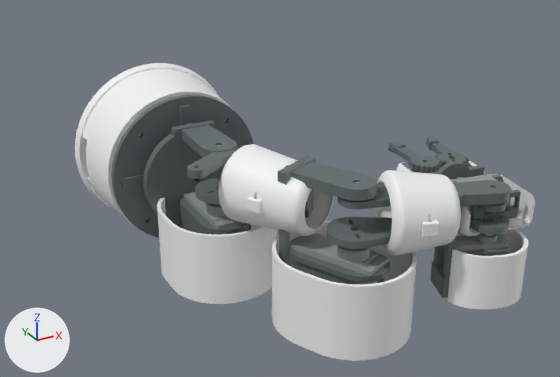
The glTF model assemblage_visuel.glb: old version first, new version second.
Before and after are seen from a 50 mm camera at (-175.0, -505.0, 195.0) aimed at (42.0, -110.0, -3.0). Lighting does not change. The marker at lower left points along +X, +Y and +Z. The first picture is the older version. Where no turn or scale is listed for an object, it has been applied to the vertices.

Names of what the first picture shows: 'C01_arriere', 'C01_avant', 'C02_avant', 'C03_droite', 'C04_droite', 'C09_articulation_poignet_droite', 'M3', 'S01_socle', 'S02_support_palier_base', 'S04_tourelle_epaule', 'S05_bras', 'S06_avant_bras' and 15 more.
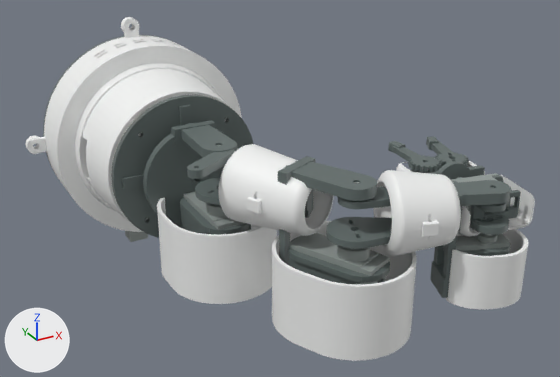
The newer file is also turned or shifted as a whole; pictures and numbers use the older file's frame.

Patch to the scene script:
```diff
--- a/assemblage_visuel.glb.py
+++ b/assemblage_visuel.glb.py
@@ mat_defaultmaterial_040 @@
+mat_defaultmaterial_040 = bpy.data.materials.new('DefaultMaterial.040')
+mat_defaultmaterial_040.use_nodes = True; mat_defaultmaterial_040.node_tree.nodes.clear()
+_N = mat_defaultmaterial_040.node_tree.nodes; _L = mat_defaultmaterial_040.node_tree.links
+n0 = _N.new('ShaderNodeOutputMaterial'); n0.name = 'Material Output'
+n1 = _N.new('ShaderNodeBsdfPrincipled'); n1.name = 'Principled BSDF'
+n2 = _N.new('ShaderNodeVertexColor'); n2.name = 'Color Attribute'
+_L.new(n1.outputs[0], n0.inputs[0])  # 'BSDF' to 'Surface'
+_L.new(n2.outputs[0], n1.inputs[0])  # 'Color' to 'Base Color'
@@ me_e04_fiche_usb @@
+me_e04_fiche_usb.from_pydata(...)  # a box spanning x -19.0..-5.0, y 17.5..30.5, z -84.0..-62.0
+me_e04_fiche_usb.materials.append(mat_defaultmaterial_040)
@@ me_s12_fond_electronique @@
+me_s12_fond_electronique.from_pydata(...)  # 1672 vertices, 3388 faces; spans x -70.0..70.0, y 31.0..40.0, z -70.0..70.0
+me_s12_fond_electronique.materials.append(mat_defaultmaterial_011)
@@ me_s11_boitier_electronique @@
+me_s11_boitier_electronique.from_pydata(...)  # 2531 vertices, 5166 faces; spans x -83.0..83.0, y 0.0..40.0, z -83.0..83.0
+me_s11_boitier_electronique.materials.append(mat_defaultmaterial_010)
@@ ob_e04_fiche_usb @@
+ob_e04_fiche_usb = bpy.data.objects.new('E04_fiche_USB', me_e04_fiche_usb)
+ob_e04_fiche_usb.location = (0.0, 0.0, 0.0)
@@ ob_s12_fond_electronique @@
+ob_s12_fond_electronique = bpy.data.objects.new('S12_fond_electronique', me_s12_fond_electronique)
+ob_s12_fond_electronique.location = (0.0, 0.0, 0.0)
@@ ob_s11_boitier_electronique @@
+ob_s11_boitier_electronique = bpy.data.objects.new('S11_boitier_electronique', me_s11_boitier_electronique)
+ob_s11_boitier_electronique.location = (0.0, 0.0, 0.0)
```

Location of each change, (x1, y1, x2, y2) in pixels of the pictures (560 x 377 px):
'S11_boitier_electronique', added
    after: (25, 17, 242, 232)
'S12_fond_electronique', added (mostly hidden)
    after: (43, 35, 173, 175)
'E04_fiche_USB', added
    after: (125, 231, 148, 242)
